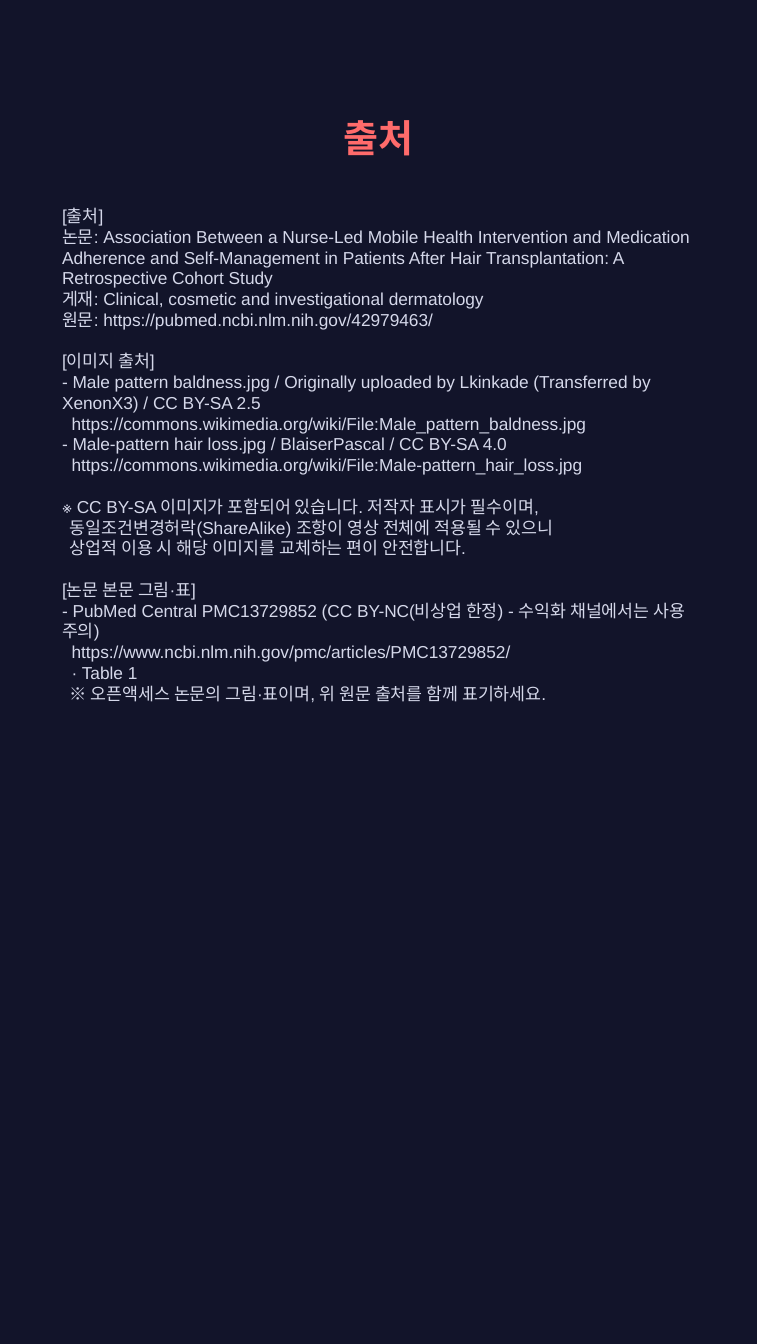
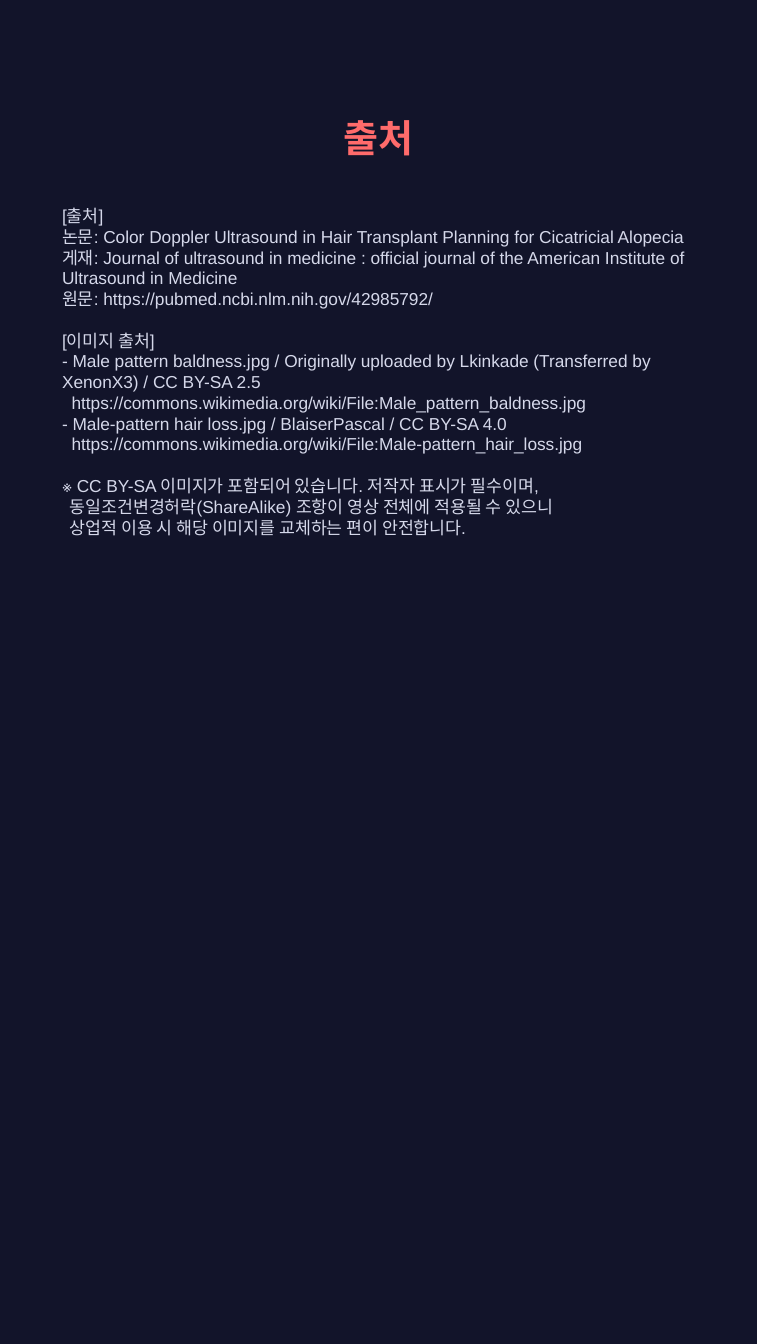
Before and after one commit to hyokang2010-BJ-ANTH/product-builder-test, a slide deck: slide 8 of pwa/data/latest/slides.pptx (slide 11 before the commit). Drawn at 757x1344 pixels with LibreOffice and Linux fonts; fonts in the diff are those of the drawing. Boxes give left, top, right and bottom in pixels: in the first picture for what was removed or moved away, otherwise in the second. Text is boxed around its words. In the diff, an @@ line names an element or a change of style, - is before the commit and + after.

```diff
--- a/pwa/data/latest/slides.pptx
+++ b/pwa/data/latest/slides.pptx
@@ text at [62,208,684,536]: text changed @@
-[출처]
-논문: Association Between a Nurse-Led Mobile Health Intervention and Medication Adherence and Self-Management in Patients After Hair Transplantation: A Retrospective Cohort Study
-게재: Clinical, cosmetic and investigational dermatology
-원문: https://pubmed.ncbi.nlm.nih.gov/42979463/
-[이미지 출처]
-- Male pattern baldness.jpg / Originally uploaded by Lkinkade (Transferred by XenonX3) / CC BY-SA 2.5
-https://commons.wikimedia.org/wiki/File:Male_pattern_baldness.jpg
-- Male-pattern hair loss.jpg / BlaiserPascal / CC BY-SA 4.0
-https://commons.wikimedia.org/wiki/File:Male-pattern_hair_loss.jpg
-※ CC BY-SA 이미지가 포함되어 있습니다. 저작자 표시가 필수이며,
-동일조건변경허락(ShareAlike) 조항이 영상 전체에 적용될 수 있으니
-상업적 이용 시 해당 이미지를 교체하는 편이 안전합니다.
-[논문 본문 그림·표]
-- PubMed Central PMC13729852 (CC BY-NC(비상업 한정) - 수익화 채널에서는 사용 주의)
-https://www.ncbi.nlm.nih.gov/pmc/articles/PMC13729852/
-· Table 1
-※ 오픈액세스 논문의 그림·표이며, 위 원문 출처를 함께 표기하세요.
+[출처]
+논문: Color Doppler Ultrasound in Hair Transplant Planning for Cicatricial Alopecia
+게재: Journal of ultrasound in medicine : official journal of the American Institute of Ultrasound in Medicine
+원문: https://pubmed.ncbi.nlm.nih.gov/42985792/
+[이미지 출처]
+- Male pattern baldness.jpg / Originally uploaded by Lkinkade (Transferred by XenonX3) / CC BY-SA 2.5
+https://commons.wikimedia.org/wiki/File:Male_pattern_baldness.jpg
+- Male-pattern hair loss.jpg / BlaiserPascal / CC BY-SA 4.0
+https://commons.wikimedia.org/wiki/File:Male-pattern_hair_loss.jpg
+※ CC BY-SA 이미지가 포함되어 있습니다. 저작자 표시가 필수이며,
+동일조건변경허락(ShareAlike) 조항이 영상 전체에 적용될 수 있으니
+상업적 이용 시 해당 이미지를 교체하는 편이 안전합니다.
```
Also in this commit, not shown: 1 other slide changed, 4 slides added, 7 slides removed, 27 other files.
